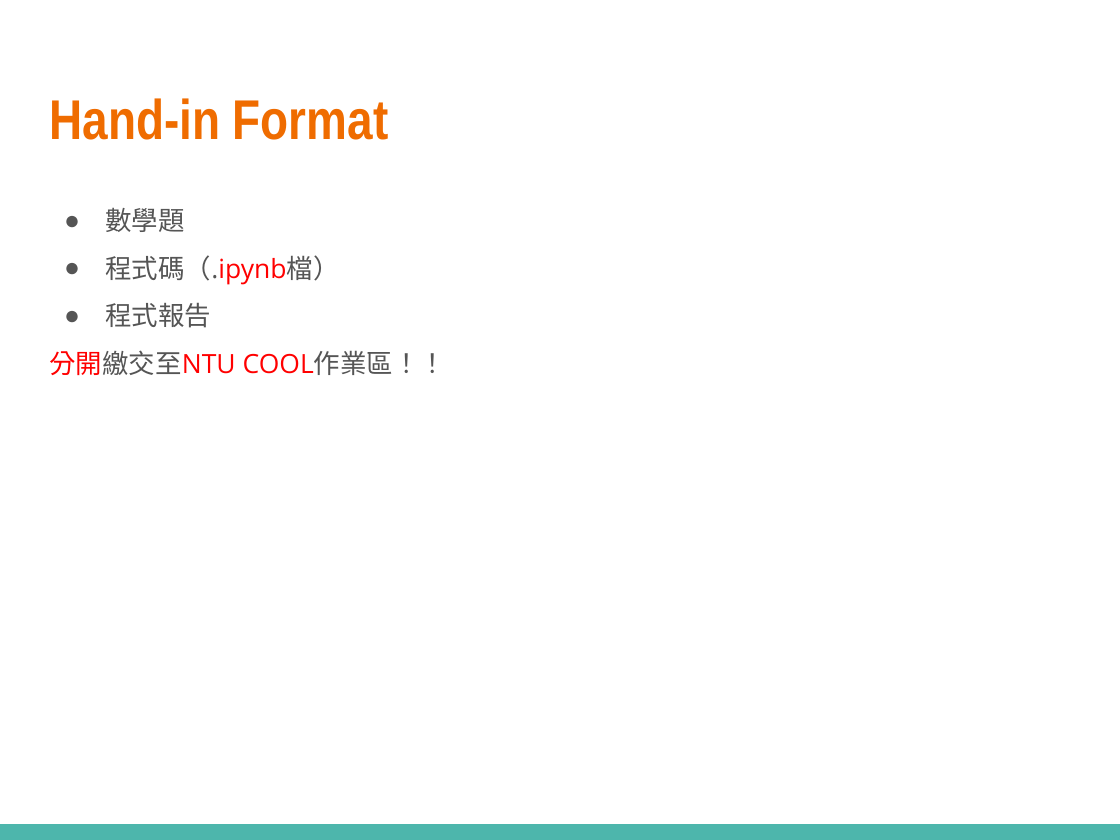
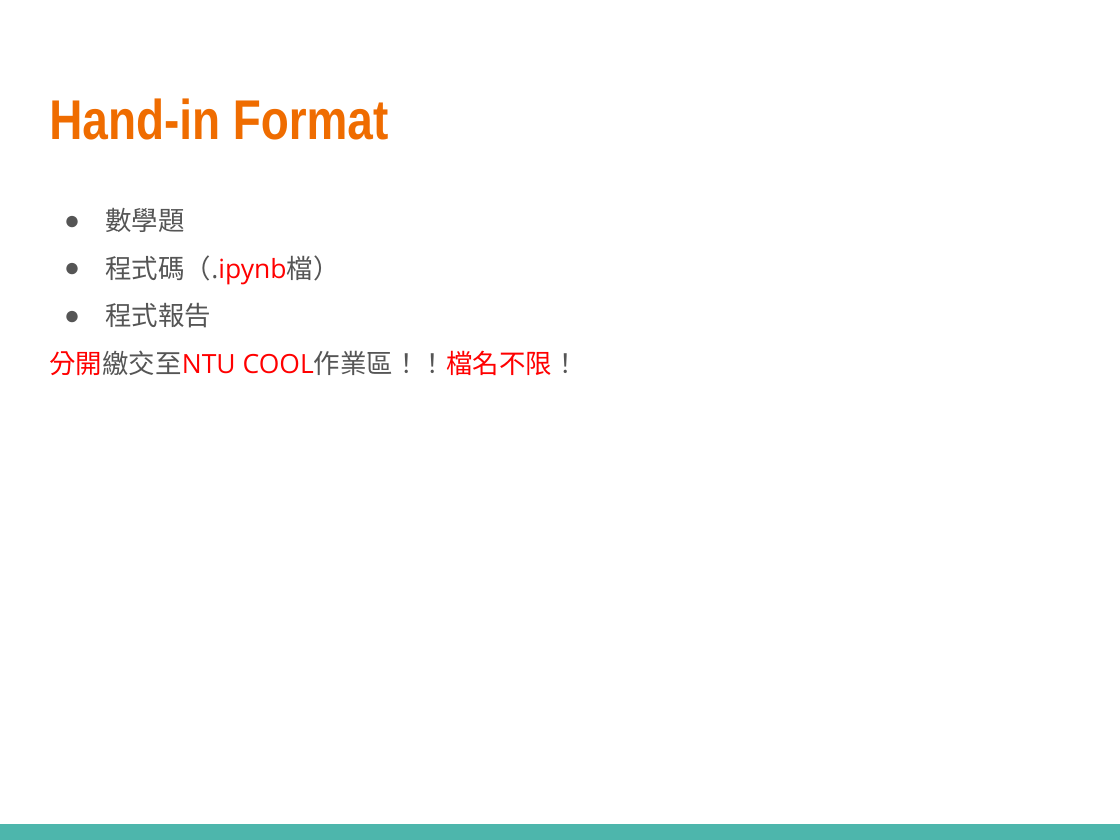
Before and after one commit to ntueemlta2024/ntueemlta2024.github.io, a slide deck: slide 21 of homeworks/hw1/ml-2024fall-hw1-slide.pptx. Drawn at 1120x840 pixels with LibreOffice and Linux fonts; fonts in the diff are those of the drawing. Boxes give left, top, right and bottom in pixels: in the first picture for what was removed or moved away, otherwise in the second. Text is boxed around its words. In the diff, an @@ line names an element or a change of style, - is before the commit and + after.

Commit message:
update slide

```diff
--- a/homeworks/hw1/ml-2024fall-hw1-slide.pptx
+++ b/homeworks/hw1/ml-2024fall-hw1-slide.pptx
@@ text at bbox=[49, 350, 579, 375]: text changed @@
-分開繳交至NTU COOL作業區！！
+分開繳交至NTU COOL作業區！！檔名不限！
```
Also in this commit, not shown: 1 other file.
